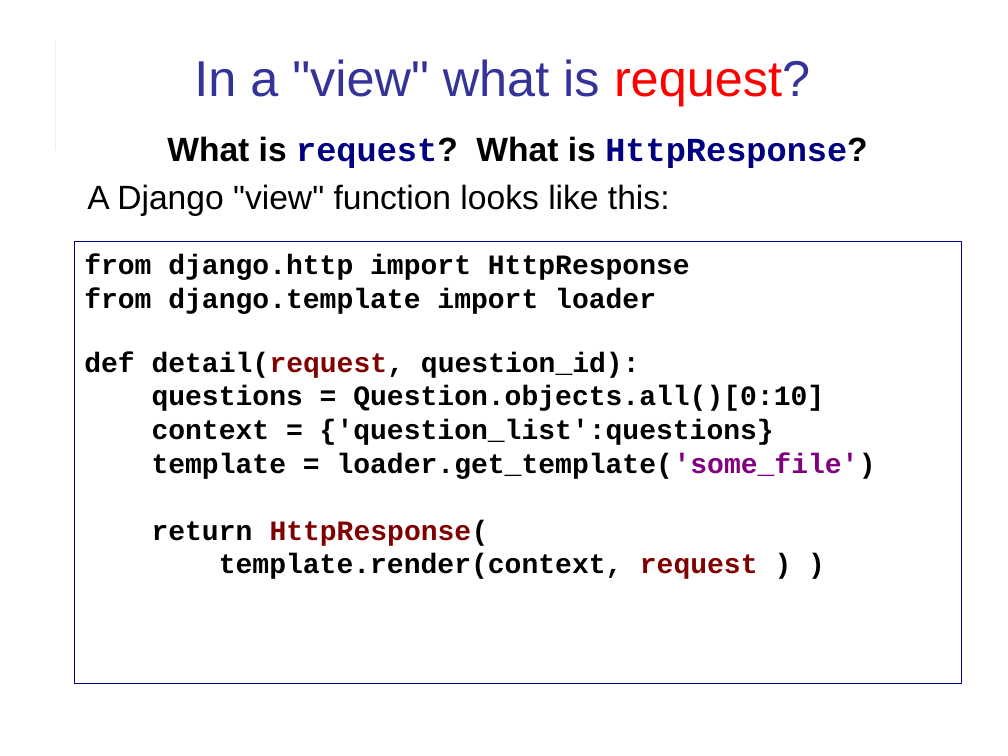
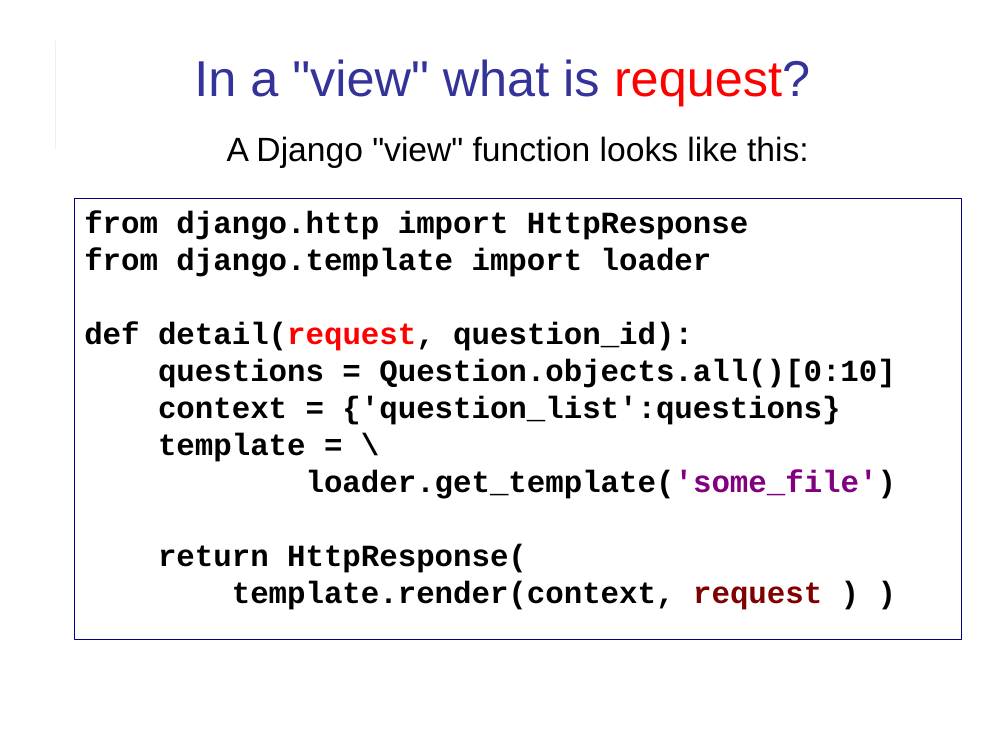
Before and after one commit to cpske/ISP, a slide deck: slide 13 of django/Django-review-1.ppt (slide 14 before the commit). Drawn at 1008x756 pixels with LibreOffice and Linux fonts; fonts in the diff are those of the drawing. Boxes give left, top, right and bottom in pixels: in the first picture for what was removed or moved away, otherwise in the second. Text is boxed around its words. In the diff, an @@ line names an element or a change of style, - is before the commit and + after.

```diff
--- a/django/Django-review-1.ppt
+++ b/django/Django-review-1.ppt
@@ text "A Django "view" function looks ..." at [227,136,809,168]: alignment left to centre @@
@@ text at [167,136,867,168]: paragraph removed @@
-What is request? What is HttpResponse?
@@ rectangle "from django.http import HttpResponse": place and size @@
-rectangle "from django.http import HttpResponse" at [75,242,962,683]
+rectangle "from django.http import HttpResponse" at [75,199,962,640]
@@ text in rectangle at [84,211,895,610]: size 20 to 22 pt in "from django.http import HttpResponse", "from django.template import loader", "def detail(request, question_id):", "questions = Question.objects.all()[0:10]" and 3 more places; text colour #800000 to #FF0000 in "detail(request,"; text colour #800000 to #000000 in "HttpResponse(" @@
@@ text in rectangle at [158,433,897,499]: text changed; size 20 to 22 pt @@
-template = loader.get_template('some_file')
+template = \
+loader.get_template('some_file')
```
Also in this commit, not shown: 17 other slides changed, 6 slides added, 2 slides removed, 4 other files.
